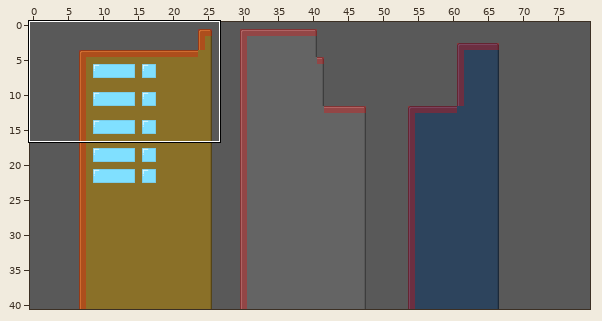
Tiled map: data/sprites/blocks/long.tmx. The picture above shows the old version from afar; the outline marks the close-up.
Close-up. Before:
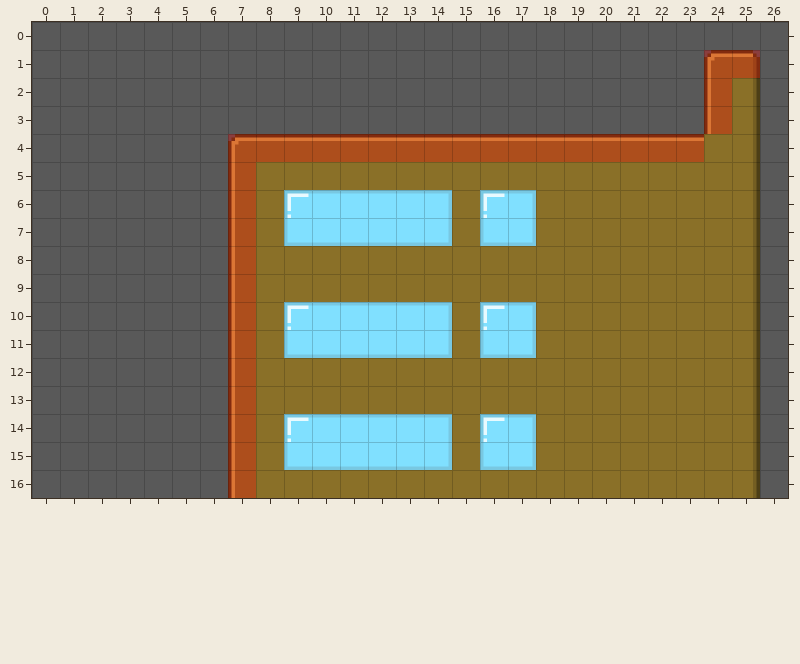
Cells are 32x32 px. Shown: x 0..26, y 0..16. The commit also changed other parts of the map, which this record leaves out. The old version is drawn lined up with the new one.
After:
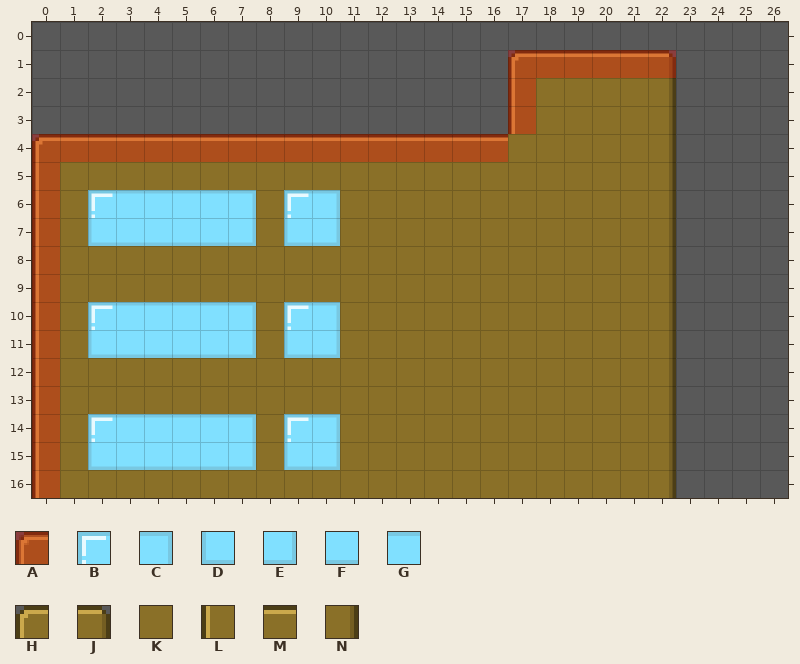
Key: from "tileset": A 0, B 12, C 13, D 24, E 25, F 49, G 60, H 74, J 75, K 76, L 80, M 81, N 82.
_ is an empty cell, . an unchanged one.
See-through tiles are keyed as they look on the map.
From old to new:
map size 60x40 -> 80x40 cells (old content now starts at 7,1; both pictures use the new coordinates)
--- layer "layer1"
@@ x 0..25 @@
- 1 .................______.HJ
- 2 .................______.LN
- 3 .................______.LN
- 4 _______H.........MMMMMMMKN
- 5 _______L..............KKKN
- 6 _______L..GGGGC.BC....KKKN
- 7 _______L..FFFFE.DE....KKKN
- 8 _______L..............KKKN
- 9 _______L..............KKKN
-10 _______L..GGGGC.BC....KKKN
-11 _______L..FFFFE.DE....KKKN
-12 _______L..............KKKN
-13 _______L..............KKKN
-14 _______L..GGGGC.BC....KKKN
-15 _______L..FFFFE.DE....KKKN
-16 _______L..............KKKN
+ 1 .................HMMMMJ.__
+ 2 .................LKKKKN.__
+ 3 .................LKKKKN.__
+ 4 HMMMMMMM.........KKKKKN___
+ 5 LKKKKKKK..............N___
+ 6 LKBGGGGC..CKKKK.KK....N___
+ 7 LKDFFFFE..EKKKK.KK....N___
+ 8 LKKKKKKK..............N___
+ 9 LKKKKKKK..............N___
+10 LKBGGGGC..CKKKK.KK....N___
+11 LKDFFFFE..EKKKK.KK....N___
+12 LKKKKKKK..............N___
+13 LKKKKKKK..............N___
+14 LKBGGGGC..CKKKK.KK....N___
+15 LKDFFFFE..EKKKK.KK....N___
+16 LKKKKKKK..............N___
--- layer "collision"
@@ x 0..25 @@
- 1 .................______.AA
- 2 ................._......A.
- 3 ................._......A.
- 4 _______..........AAAAAAA..
- 5 _......A..................
- 6 _......A..................
- 7 _......A..................
- 8 _......A..................
- 9 _......A..................
-10 _......A..................
-11 _......A..................
-12 _......A..................
-13 _......A..................
-14 _......A..................
-15 _......A..................
-16 _......A..................
+ 1 .................AAAAAA.__
+ 2 .................A......_.
+ 3 .................A......_.
+ 4 AAAAAAA.........._______..
+ 5 A......_..................
+ 6 A......_..................
+ 7 A......_..................
+ 8 A......_..................
+ 9 A......_..................
+10 A......_..................
+11 A......_..................
+12 A......_..................
+13 A......_..................
+14 A......_..................
+15 A......_..................
+16 A......_..................
Where, in picture pixels (left, top, right, bottom), the same in both close-ups:
changed: (480, 50, 760, 498)
changed: (32, 134, 256, 498)
changed: (336, 190, 452, 246)
changed: (336, 302, 452, 358)
changed: (336, 414, 452, 470)
